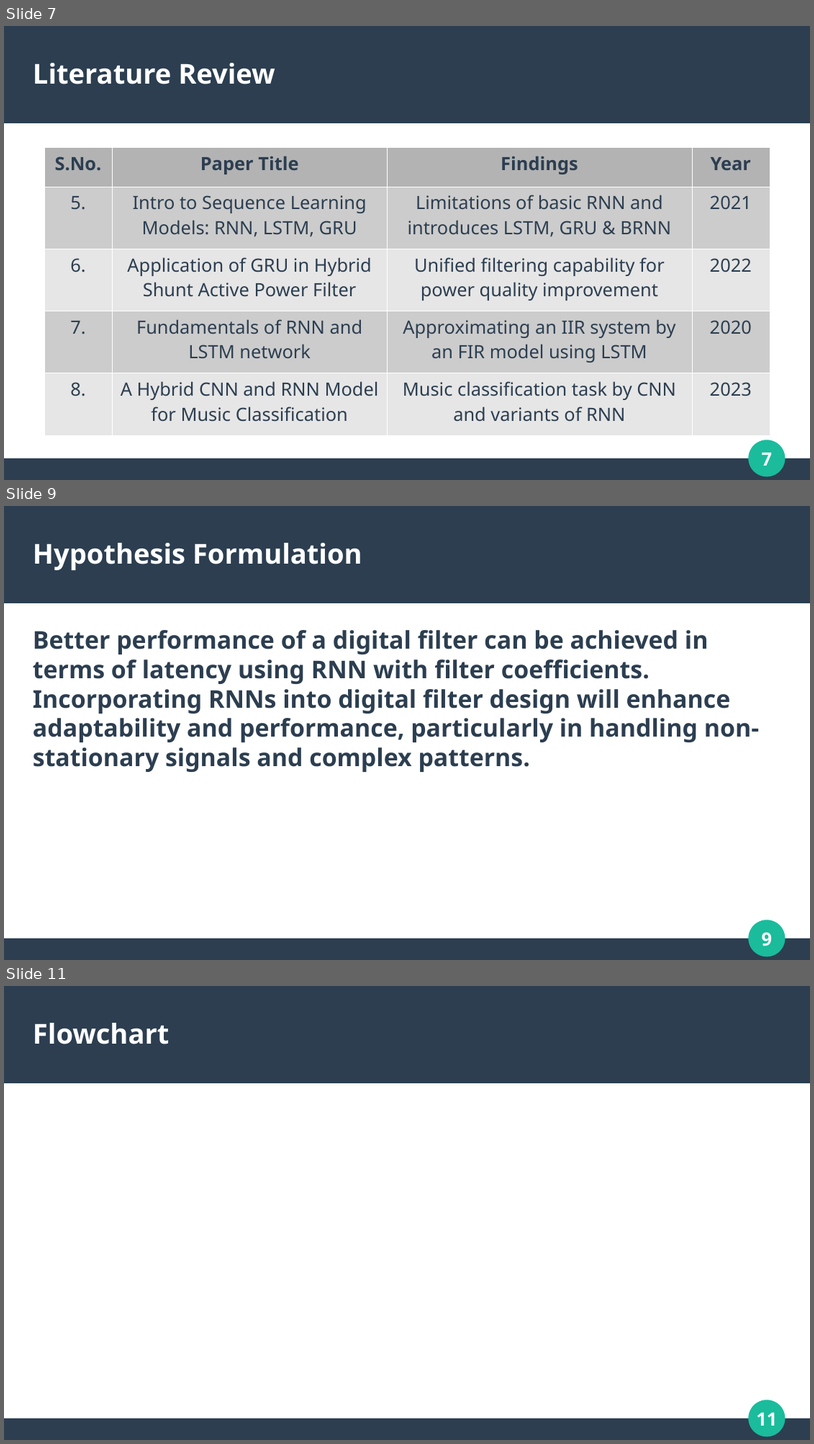
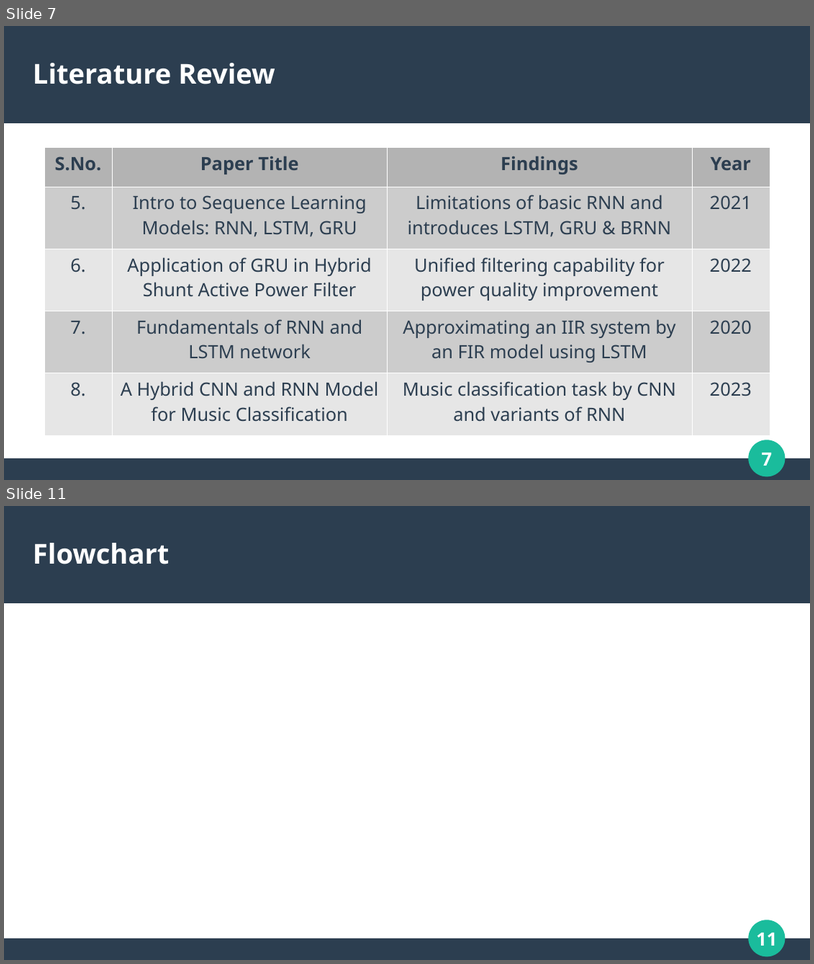
Before and after one commit to mohitlabs/Research, a slide deck: A Low Latency Digital Filter using Recurrent Neural Network/PPT/Presentation.pptx. Shown one above the other, each under a label of ours: slides 7, 9 and 11 before the commit, slides 7 and 11 after it; the slides between them are not shown. The pictures are 814x1444 and 814x964 pixels, drawn with LibreOffice and Linux fonts; fonts in the diff are those of the drawing. Boxes give left, top, right and bottom in pixels: in the first picture for what was removed or moved away, otherwise in the second. Text is boxed around its words. In the diff, an @@ line names an element or a change of style, - is before the commit and + after.

```diff
--- a/A Low Latency Digital Filter using Recurrent Neural Network/PPT/Presentation.pptx
+++ b/A Low Latency Digital Filter using Recurrent Neural Network/PPT/Presentation.pptx
@@ slide 9 removed at box(4, 506, 810, 960), background #FFFFFF; not listed: 4 template elements that a slide beside it also shows @@
@@ title removed at box(33, 543, 363, 570) @@
-Hypothesis Formulation
@@ text removed at box(33, 630, 759, 772) @@
-Better performance of a digital filter can be achieved in terms of latency using RNN with filter coefficients. Incorporating RNNs into digital filter design will enhance adaptability and performance, particularly in handling non-stationary signals and complex patterns.
```
Also in this commit, not shown: 4 slides changed, 1 slide added, 1 other slide removed.
